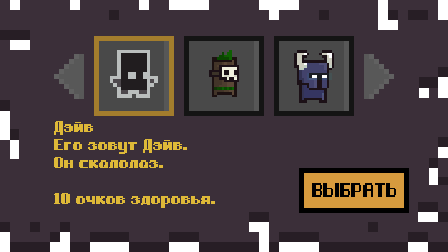
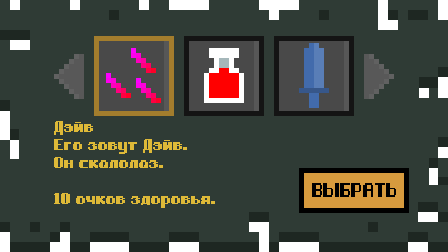
Revision of a layered w=448, h=252 image; what changed, layer by layer:
added group "Группа 4" with 25 layers over [left=0, top=0, right=448, bottom=252]
moved "Группа 1" into group "Группа 4" over [left=31, top=36, right=409, bottom=213]
moved "Дэйв Его зовут Дэйв. Он скалолаз. 10 очков здоровья." into group "Группа 1" over [left=54, top=121, right=215, bottom=208]
moved "Группа 3" into group "Группа 1" over [left=54, top=36, right=394, bottom=116]
added layer "Цветовой тон/Насыщенность 1 копия" in group "Группа 3" over [left=54, top=54, right=74, bottom=99]
added layer "Цветовой тон/Насыщенность 1 копия 2" in group "Группа 3" over [left=374, top=54, right=394, bottom=99]
hid "Character_1" over [left=294, top=50, right=334, bottom=103]
hid "Character_0" over [left=110, top=50, right=158, bottom=98]
hid "Character_2" over [left=209, top=50, right=239, bottom=97]
added layer "DAMAGE_TO_ALL_ENEMIES.tex" in group "Группа 3" over [left=106, top=48, right=161, bottom=103]
added layer "HEALTH.tex" in group "Группа 3" over [left=204, top=48, right=244, bottom=103]
added layer "SWORD.tex" in group "Группа 3" over [left=299, top=43, right=329, bottom=108]
moved "Слой 1" into group "Группа 4" over [left=0, top=0, right=448, bottom=252]
